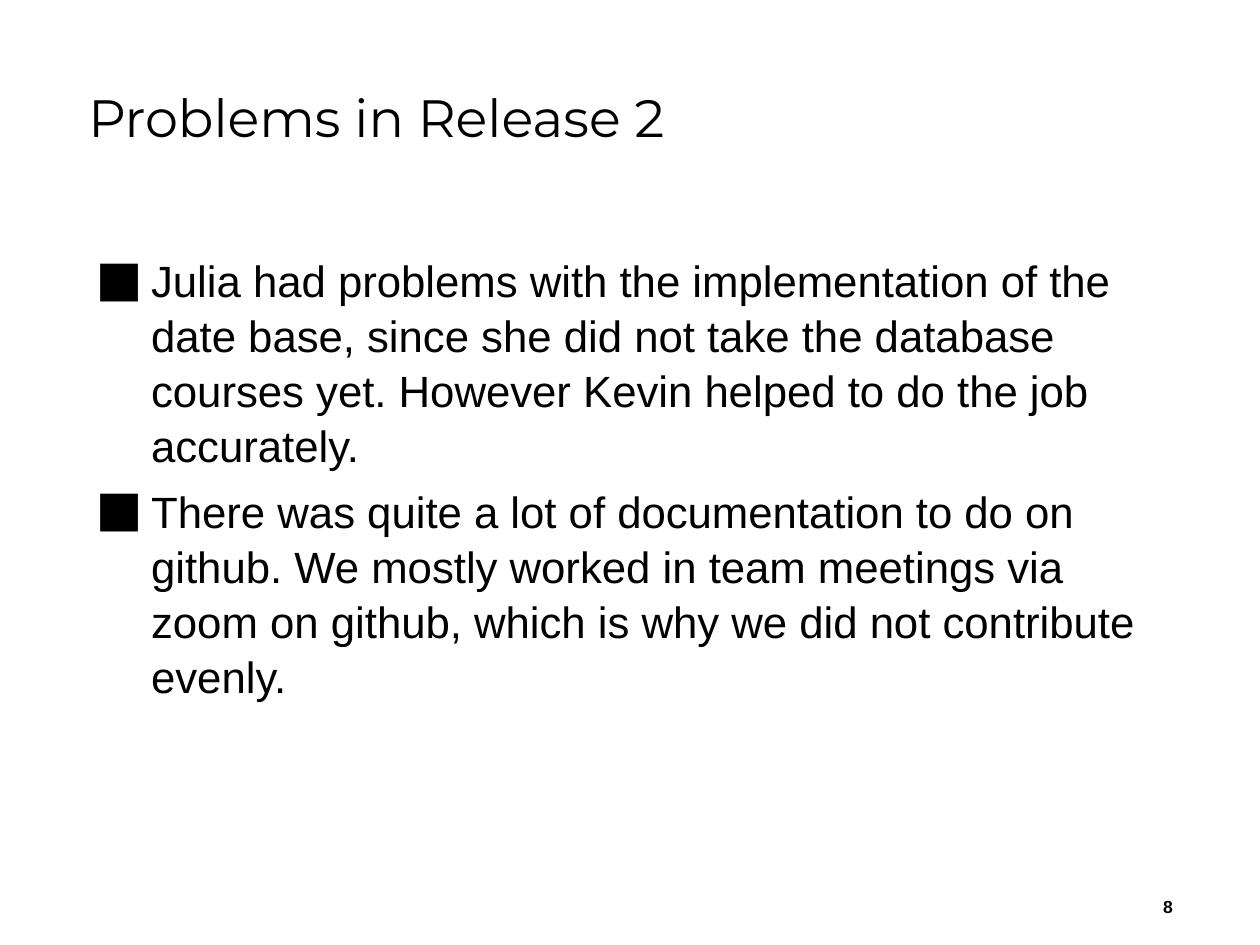
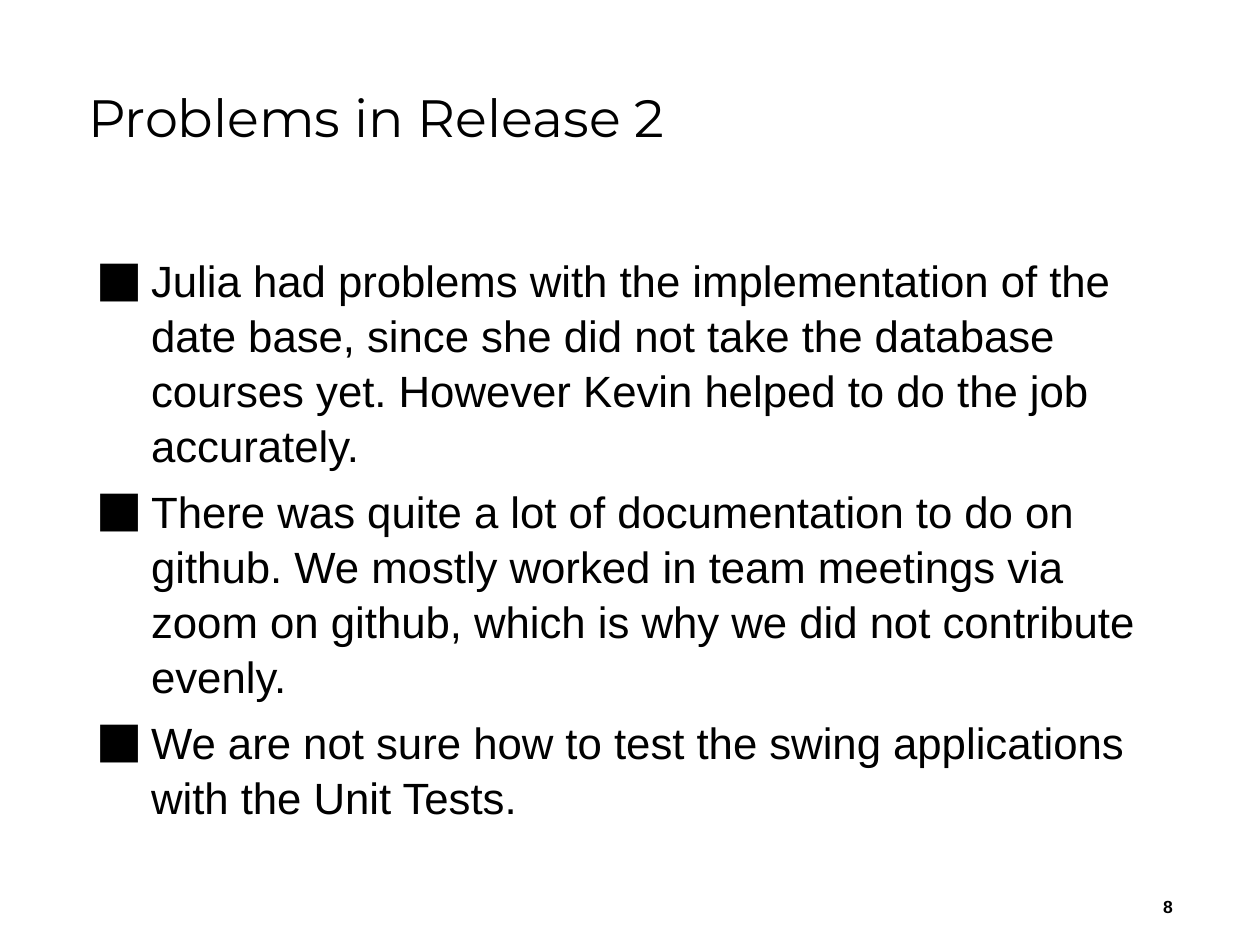
Before and after one commit to kevschuetz/exemplar-mgmt-system-swing, a slide deck: slide 8 of Documents/Release 2/ReleasePräsentation2__Team04.pptx. Drawn at 1260x945 pixels with LibreOffice and Linux fonts; fonts in the diff are those of the drawing; background and template pictures are left out. Boxes give left, top, right and bottom in pixels: in the first picture for what was removed or moved away, otherwise in the second. Text is boxed around its words. In the diff, an @@ line names an element or a change of style, - is before the commit and + after.

```diff
--- a/Documents/Release 2/ReleasePräsentation2__Team04.pptx
+++ b/Documents/Release 2/ReleasePräsentation2__Team04.pptx
@@ text at [151, 727, 1124, 815]: paragraph added @@
+⬛ We are not sure how to test the swing applications with the Unit Tests.
```
